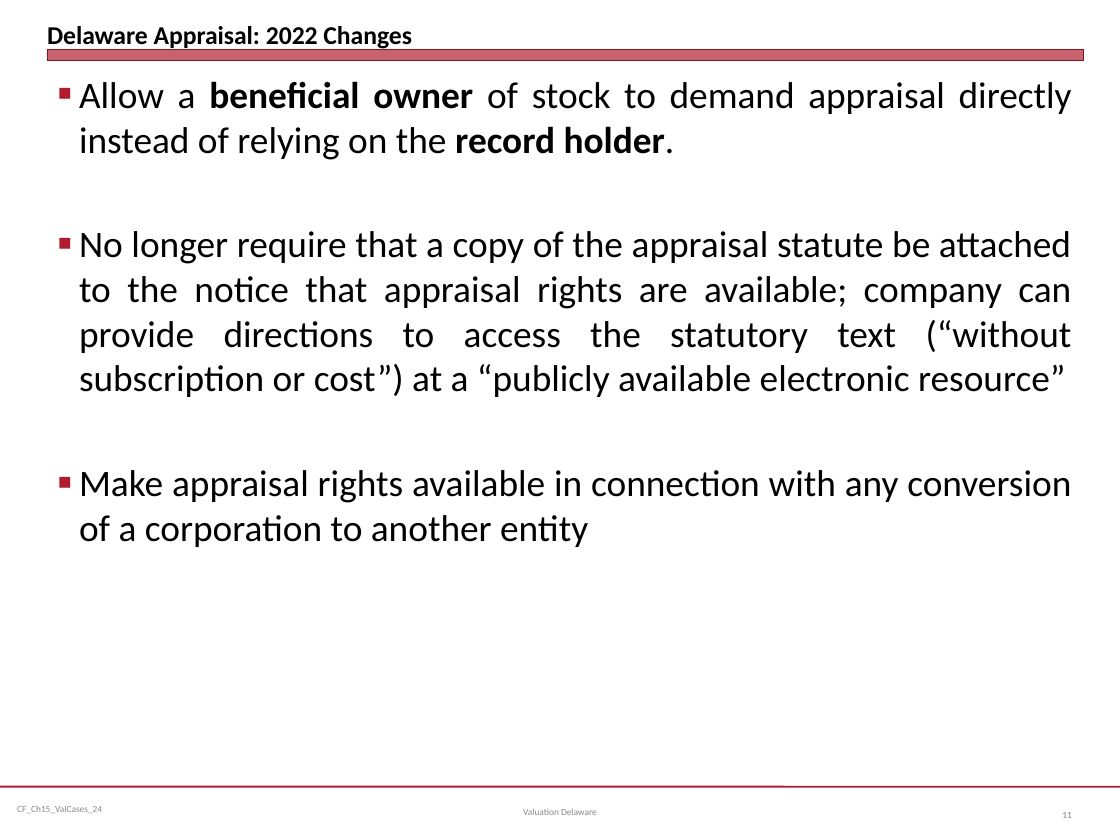
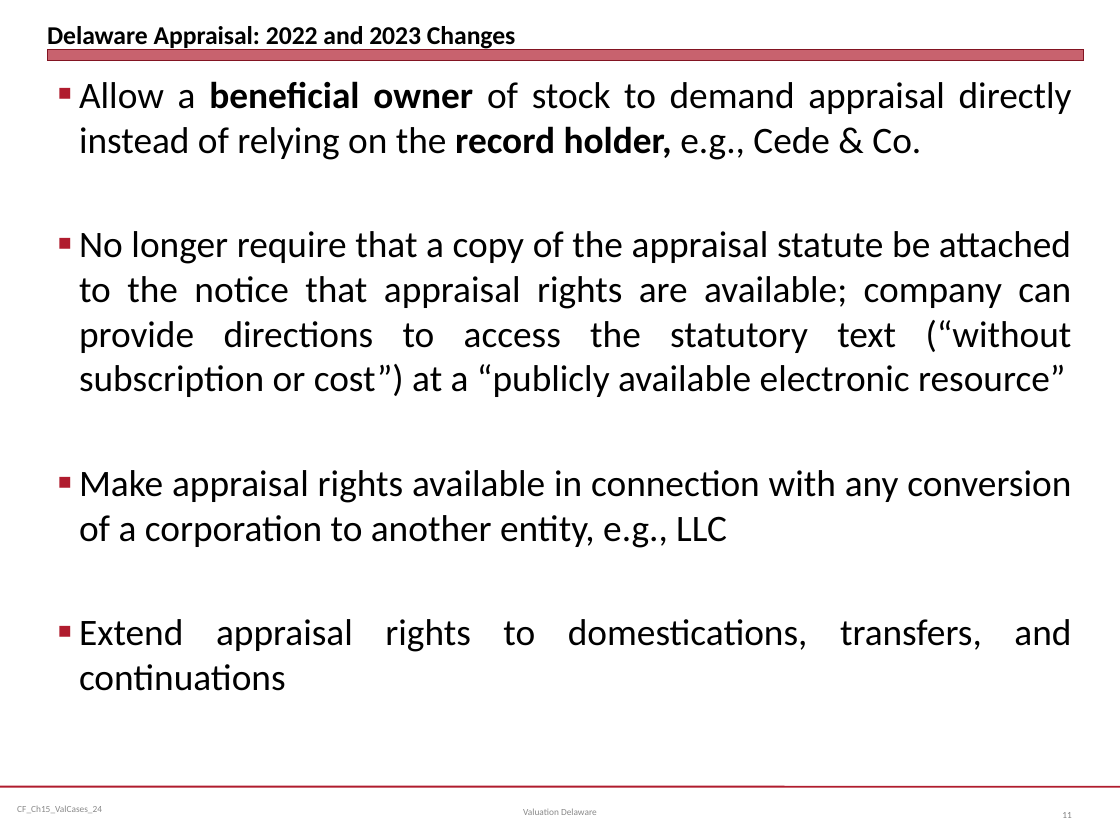
Before and after one commit to jmc877/Corporate-Finance, a slide deck: slide 11 of slides/CF_Ch15_ValCases_24.pptx. Drawn at 1120x840 pixels with LibreOffice and Linux fonts; fonts in the diff are those of the drawing. Boxes give left, top, right and bottom in pixels: in the first picture for what was removed or moved away, otherwise in the second. Text is boxed around its words. In the diff, an @@ line names an element or a change of style, - is before the commit and + after.

```diff
--- a/slides/CF_Ch15_ValCases_24.pptx
+++ b/slides/CF_Ch15_ValCases_24.pptx
@@ title at box(47, 26, 516, 50): text changed @@
-Delaware Appraisal: 2022 Changes
+Delaware Appraisal: 2022 and 2023 Changes
@@ text at box(79, 81, 1072, 160): text changed @@
-■ Allow a beneficial owner of stock to demand appraisal directly instead of relying on the record holder.
+■ Allow a beneficial owner of stock to demand appraisal directly instead of relying on the record holder, e.g., Cede & Co.
@@ text at box(79, 470, 1071, 691): text changed @@
-■ Make appraisal rights available in connection with any conversion of a corporation to another entity
+■ Make appraisal rights available in connection with any conversion of a corporation to another entity, e.g., LLC
+■ Extend appraisal rights to domestications, transfers, and continuations
```
Also in this commit, not shown: 7 other slides changed, 3 slides added, 3 slides removed.
